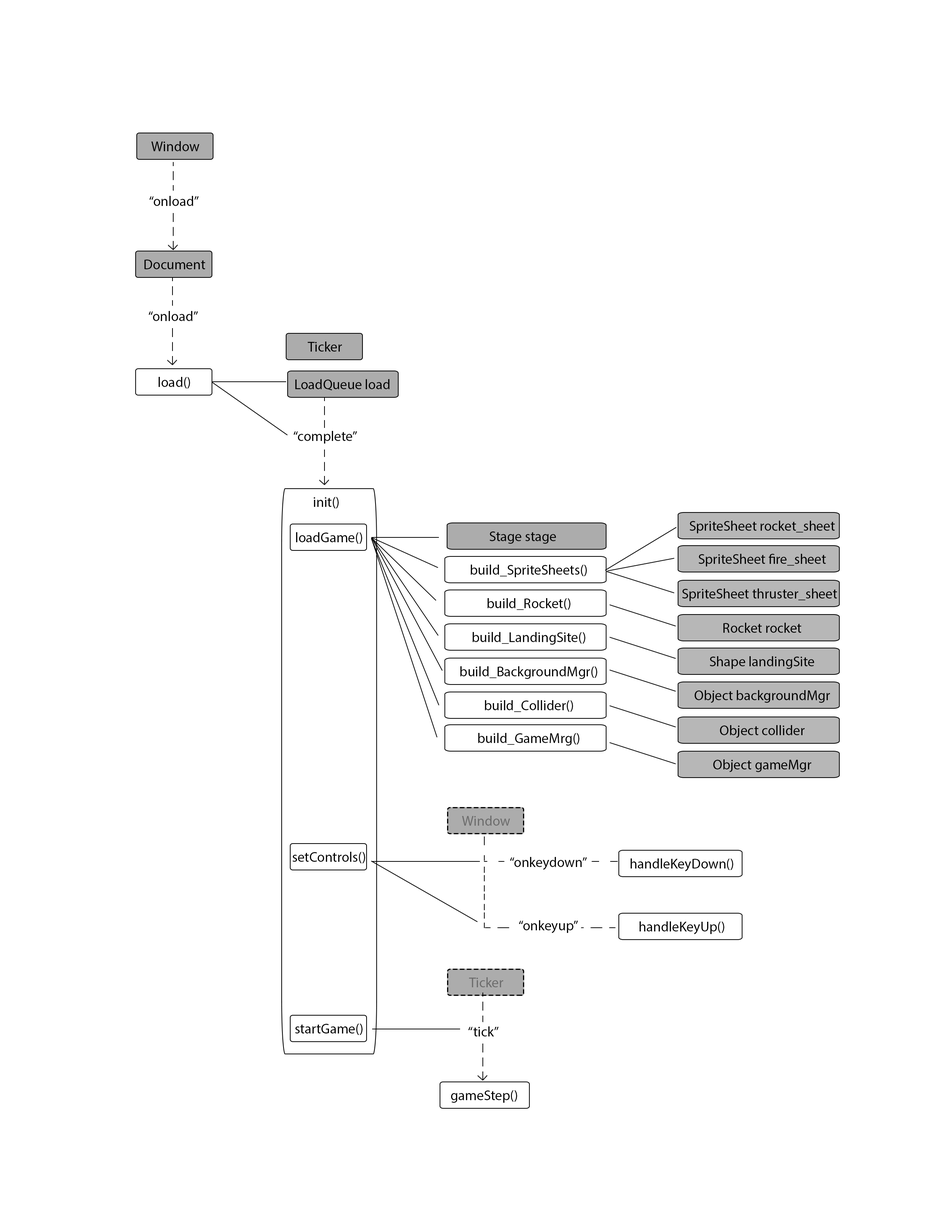
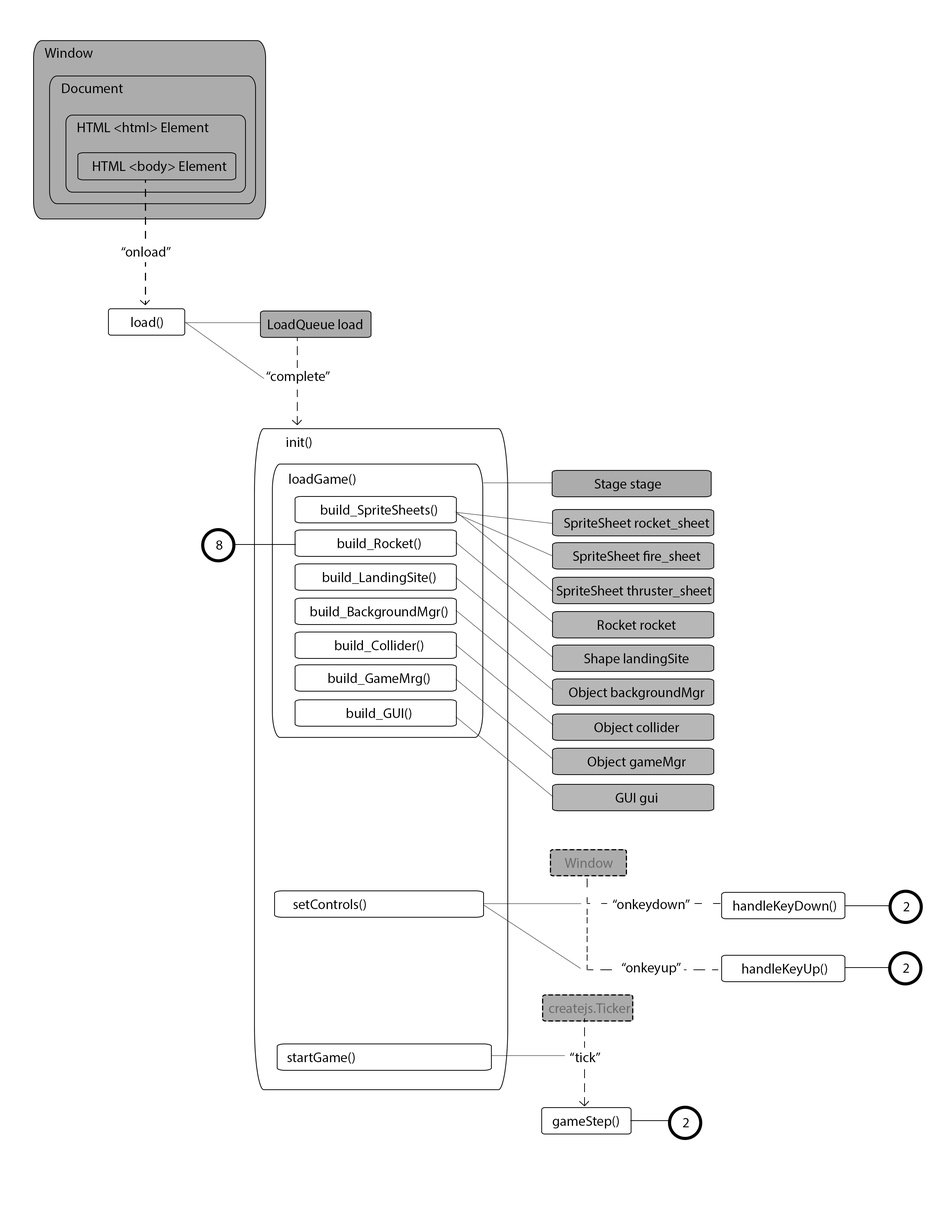
Two versions of the same layered image (950x1229). Layer-by-layer changes:
painted on "Shape 18" over 233, 544, 675, 594
painted on "Shape 17" over 607, 558, 889, 907
painted on "Shape 16" over 604, 527, 890, 969
moved "Shape 15" above "Shape 11 copy 6", painted on it over 371, 538, 671, 1122
painted on "Shape 11" over 371, 511, 554, 706
painted on "Shape 10" over 371, 513, 553, 671
moved "Shape 13" above "Shape 12", painted on it over 371, 860, 581, 969
painted on "Shape 9" over 371, 512, 553, 636
painted on "Shape 7" over 185, 322, 439, 569
painted on "Shape 6" over 185, 322, 439, 538
moved "Rounded Rectangle 1" (1st of 32, in "Node buildGUI()") into group "Node buildGUI()", painted on it over 285, 333, 457, 727
painted on "Rounded Rectangle 1" (2nd of 32, in "Node buildGameMgr()") over 294, 664, 607, 752
painted on "Rounded Rectangle 1" (3rd of 32, in "Node buildCollider()") over 294, 631, 607, 719
painted on "Rounded Rectangle 1" (4th of 32, in "Node background mgr()") over 294, 597, 607, 686
painted on "Rounded Rectangle 1" (5th of 32, in "Node landingSite()") over 294, 563, 607, 651
painted on "Rounded Rectangle 1" (6th of 32, in "Node buildRocket()") over 294, 529, 607, 617
painted on "Rounded Rectangle 1" (7th of 32, in "Node build_spritesheets()") over 294, 496, 607, 584
painted on "Rounded Rectangle 1" (23rd of 32, in "Node Loadgame()") over 271, 463, 484, 738
painted on "Rounded Rectangle 1" (24th of 32, in "Node Init") over 254, 428, 509, 1091
added group "Node Document" with 2 layers above "Node Window" over 49, 75, 256, 205
added layer "Rounded Rectangle 1" (31st of 32, in "Node Document") in group "Node Document" over 49, 75, 256, 205
added group "Node Window" with 2 layers above "Background" over 33, 40, 266, 220
added layer "Rounded Rectangle 1" (32nd of 32, in "Node Window") in group "Node Window" over 33, 40, 266, 220
…and 105 more changes (25 added, 33 moved_by, 33 painted, 13 removed, 4 renamed, 3 stack)
